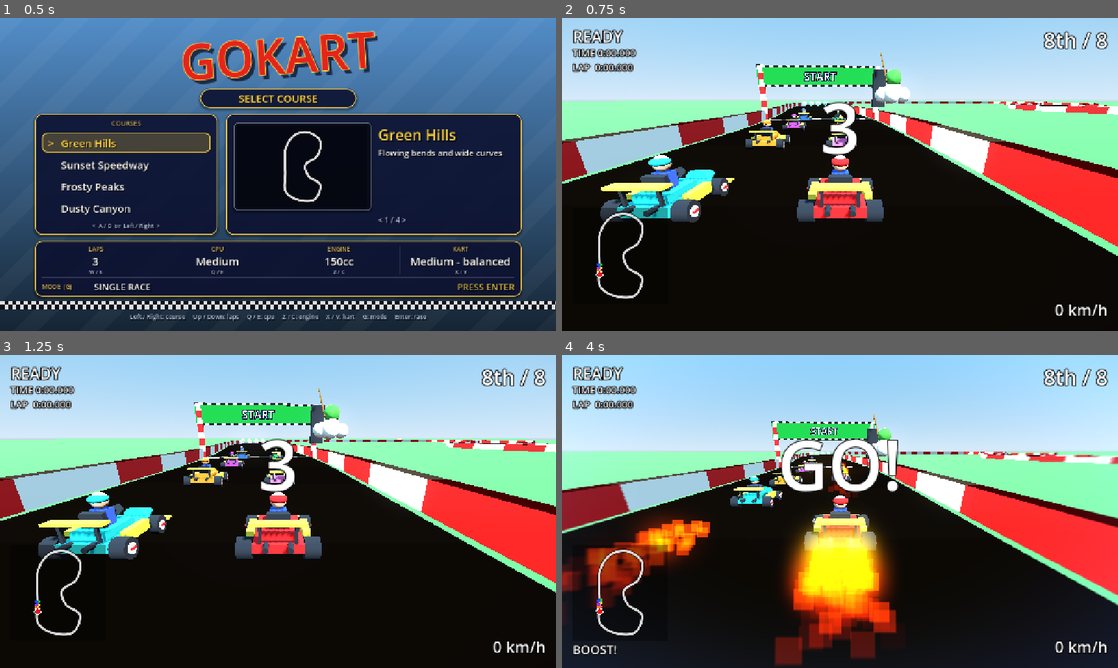
Above: before the commit, frames 1-4 (two rows, left to right).
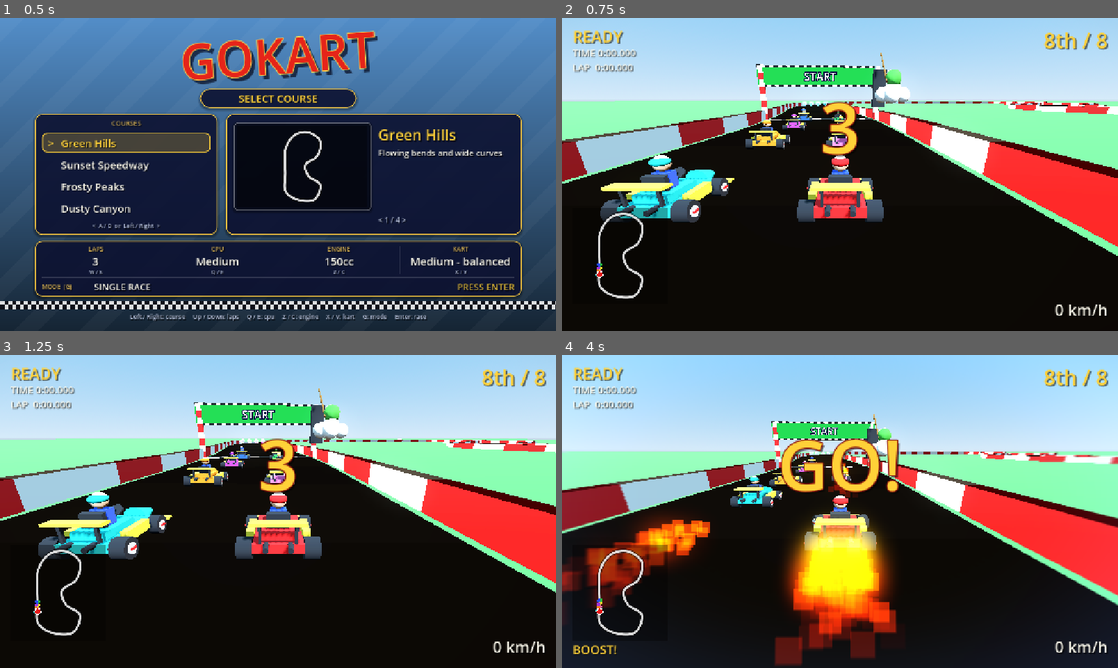
Above: after the commit, the same moments.

Repository: AgentiLoop/GoKart
Game: Godot game, scene res://scenes/menu.tscn
Same seed, same stepped clock (60 frames per second), same inputs: the game is played once before the commit and once after it.
Inputs (mouse positions are in pixels of both pictures, inside the frame that each line leads up to):
- Up to frame 1 (0.5 s): no input
- Up to frame 2 (0.75 s): tap Enter at 0.5 s; move the mouse to (962, 158) at 0.52 s; hold D (steer_right) from 0.53 s (still down); hold Space (drift) from 0.53 s (still down); click (962, 158) at 0.67 s
- Up to frame 3 (1.25 s): keep holding D (steer_right); keep holding Space (drift)
- Up to frame 4 (4 s): move the mouse to (728, 527) at 1.27 s; release D (steer_right) at 1.28 s; release Space (drift) at 1.28 s; hold S (brake) 1.28-2.03 s; tap one key every 0.75 s from 1.35 s: E (use_item) Enter Keypad Enter Q; click (728, 527) at 1.42 s; move the mouse to (895, 442) at 2.02 s; hold D (steer_right) 2.03-2.78 s; click (895, 442) at 2.17 s; move the mouse to (812, 574) at 2.77 s; hold W (accelerate) 2.78-3.53 s; click (812, 574) at 2.92 s; move the mouse to (1006, 558) at 3.52 s; hold A (steer_left) from 3.53 s (still down); click (1006, 558) at 3.67 s

Frame 1 is identical in both runs. In frame 2, 1.9% of the frame differs, in the area x 1-99%, y 3-45%; in frame 3, 1.9%; in frame 4, 3.5%, in the area x 1-99%, y 3-96%.

Commit message:
Mario Kart 64 style race HUD: shared UiStyle (rounded font, gold / cream palette, drop shadows, navy panels) used by the menu and the HUD; HUD text loses its 8 px black outlines, the countdown and FINISH! / YOU WIN! banners become gold signs with a dark red rim like the logo, the results table sits on a navy panel with a gold rim; test_hud, hud_shot tool, results screenshot

Diff:
--- a/scripts/hud.gd
+++ b/scripts/hud.gd
@@ -1,10 +1,17 @@
 extends CanvasLayer
 ## Race HUD: lap counter, lap/race timers, speed, boost/drift indicator, finish banner.
+## Styled like the title menu (UiStyle): rounded bold font, gold / cream text with drop shadows,
+## no black outlines; only the countdown and the centre banner are "signs" with a dark red rim,
+## and the results table sits on a navy panel with a gold rim.
 
 const Items := preload("res://scripts/items.gd")
 const RaceRanking := preload("res://scripts/race_ranking.gd")
 const Minimap := preload("res://scripts/minimap.gd")
+const UiStyle := preload("res://scripts/ui_style.gd")
 
+const RESULTS_PAD := Vector2(36, 26)
+
+var font: Font
 var lap_label: Label
 var time_label: Label
 var speed_label: Label
@@ -15,6 +22,7 @@
 var place_label: Label
 var countdown_label: Label
 var results_label: Label
+var results_panel: Panel
 var cup_label: Label
 var minimap: Minimap
 
@@ -61,22 +69,32 @@
 func _ready() -> void:
 	# Drawn above the speed-effect overlay (layer 5) so speed lines / blur never touch the UI.
 	layer = 10
+	font = UiStyle.make_font()
 	# Every label spans the whole viewport and is aligned/inset inside it, so the HUD
 	# follows the window edges at any size or aspect ratio.
-	lap_label = _make_label(HORIZONTAL_ALIGNMENT_LEFT, VERTICAL_ALIGNMENT_TOP, Vector2(24, 16), 36)
-	time_label = _make_label(HORIZONTAL_ALIGNMENT_LEFT, VERTICAL_ALIGNMENT_TOP, Vector2(24, 64), 22)
-	cup_label = _make_label(HORIZONTAL_ALIGNMENT_LEFT, VERTICAL_ALIGNMENT_TOP, Vector2(24, 128), 22)
-	cup_label.add_theme_color_override("font_color", Color(0.55, 0.9, 1.0))
-	speed_label = _make_label(HORIZONTAL_ALIGNMENT_RIGHT, VERTICAL_ALIGNMENT_BOTTOM, Vector2(24, 24), 36)
-	state_label = _make_label(HORIZONTAL_ALIGNMENT_LEFT, VERTICAL_ALIGNMENT_BOTTOM, Vector2(24, 24), 28)
-	item_label = _make_label(HORIZONTAL_ALIGNMENT_CENTER, VERTICAL_ALIGNMENT_TOP, Vector2(0, 16), 32)
-	hint_label = _make_label(HORIZONTAL_ALIGNMENT_CENTER, VERTICAL_ALIGNMENT_TOP, Vector2(0, 56), 22)
-	place_label = _make_label(HORIZONTAL_ALIGNMENT_RIGHT, VERTICAL_ALIGNMENT_TOP, Vector2(24, 16), 48)
-	countdown_label = _make_label(HORIZONTAL_ALIGNMENT_CENTER, VERTICAL_ALIGNMENT_CENTER, Vector2(0, -110), 160)
-	banner_label = _make_label(HORIZONTAL_ALIGNMENT_CENTER, VERTICAL_ALIGNMENT_CENTER, Vector2(0, -30), 72)
-	results_label = _make_label(HORIZONTAL_ALIGNMENT_LEFT, VERTICAL_ALIGNMENT_CENTER, Vector2(0, -20), 24)
-	# a block sized to its text and centred on screen (lines stay left-aligned in the monospace table);
-	# 24 px keeps an 8-racer results table plus the cup standings inside a 720 px window
+	lap_label = _make_label(HORIZONTAL_ALIGNMENT_LEFT, VERTICAL_ALIGNMENT_TOP, Vector2(24, 16), 36, UiStyle.GOLD)
+	time_label = _make_label(HORIZONTAL_ALIGNMENT_LEFT, VERTICAL_ALIGNMENT_TOP, Vector2(24, 64), 22, UiStyle.CREAM)
+	cup_label = _make_label(HORIZONTAL_ALIGNMENT_LEFT, VERTICAL_ALIGNMENT_TOP, Vector2(24, 128), 22, UiStyle.SKY_BLUE)
+	speed_label = _make_label(HORIZONTAL_ALIGNMENT_RIGHT, VERTICAL_ALIGNMENT_BOTTOM, Vector2(24, 24), 36, UiStyle.CREAM)
+	state_label = _make_label(HORIZONTAL_ALIGNMENT_LEFT, VERTICAL_ALIGNMENT_BOTTOM, Vector2(24, 24), 28, UiStyle.GOLD)
+	item_label = _make_label(HORIZONTAL_ALIGNMENT_CENTER, VERTICAL_ALIGNMENT_TOP, Vector2(0, 16), 32, UiStyle.CREAM)
+	hint_label = _make_label(HORIZONTAL_ALIGNMENT_CENTER, VERTICAL_ALIGNMENT_TOP, Vector2(0, 56), 22, UiStyle.GREY)
+	place_label = _make_label(HORIZONTAL_ALIGNMENT_RIGHT, VERTICAL_ALIGNMENT_TOP, Vector2(24, 16), 48, UiStyle.GOLD)
+	# the countdown and the centre banner are big "signs": gold with a dark red rim like the logo
+	countdown_label = _make_label(HORIZONTAL_ALIGNMENT_CENTER, VERTICAL_ALIGNMENT_CENTER, Vector2(0, -110), 160, UiStyle.GOLD)
+	UiStyle.style_sign(countdown_label, font, 160)
+	banner_label = _make_label(HORIZONTAL_ALIGNMENT_CENTER, VERTICAL_ALIGNMENT_CENTER, Vector2(0, -30), 72, UiStyle.GOLD)
+	UiStyle.style_sign(banner_label, font, 72)
+	# results: a navy panel with a gold rim behind a monospace table block, both centred on screen
+	# (lines stay left-aligned so the columns line up); 24 px keeps an 8-racer table plus the cup
+	# standings inside a 720 px window
+	results_panel = Panel.new()
+	results_panel.set_anchors_preset(Control.PRESET_CENTER)
+	results_panel.mouse_filter = Control.MOUSE_FILTER_IGNORE
+	results_panel.add_theme_stylebox_override("panel", UiStyle.panel_style(UiStyle.PANEL_FILL, UiStyle.PANEL_RIM, 18))
+	results_panel.visible = false
+	add_child(results_panel)
+	results_label = _make_label(HORIZONTAL_ALIGNMENT_LEFT, VERTICAL_ALIGNMENT_CENTER, Vector2(0, -20), 24, UiStyle.CREAM)
 	results_label.set_anchors_preset(Control.PRESET_CENTER)
 	results_label.grow_horizontal = Control.GROW_DIRECTION_BOTH
 	results_label.grow_vertical = Control.GROW_DIRECTION_BOTH
@@ -90,9 +108,10 @@
 static func _mono_font() -> Font:
 	var f := SystemFont.new()
 	f.font_names = PackedStringArray(["Menlo", "Courier New", "monospace"])
+	f.font_weight = 700
 	return f
 
-func _make_label(h_align: HorizontalAlignment, v_align: VerticalAlignment, inset: Vector2, font_size: int) -> Label:
+func _make_label(h_align: HorizontalAlignment, v_align: VerticalAlignment, inset: Vector2, font_size: int, col: Color) -> Label:
 	var l := Label.new()
 	l.set_anchors_preset(Control.PRESET_FULL_RECT)
 	l.offset_left = inset.x
@@ -106,9 +125,7 @@
 	l.mouse_filter = Control.MOUSE_FILTER_IGNORE
 	l.horizontal_alignment = h_align
 	l.vertical_alignment = v_align
-	l.add_theme_font_size_override("font_size", font_size)
-	l.add_theme_color_override("font_outline_color", Color.BLACK)
-	l.add_theme_constant_override("outline_size", 8)
+	UiStyle.style_label(l, font, font_size, col)
 	add_child(l)
 	return l
 
@@ -136,6 +153,14 @@
 func show_results(text: String) -> void:
 	results_label.text = text
 	results_label.visible = text != ""
+	results_panel.visible = results_label.visible
+	if results_panel.visible:
+		# the label grows both ways from the screen centre; wrap the panel around it with padding
+		var half := results_label.get_minimum_size() * 0.5 + RESULTS_PAD
+		results_panel.offset_left = -half.x
+		results_panel.offset_right = half.x
+		results_panel.offset_top = -20.0 - half.y
+		results_panel.offset_bottom = -20.0 + half.y
 
 ## Grand Prix progress line under the timers ("RACE 2 / 3"); empty hides it.
 func show_cup(text: String) -> void:
--- a/scripts/menu.gd
+++ b/scripts/menu.gd
@@ -28,19 +28,21 @@
 const MODE_BATTLE := 3
 const MODE_COUNT := 4
 
-# MK64 palette: gold highlights, cream body text, navy panels with a gold rim, a red logo
-const GOLD := Color(1.0, 0.82, 0.22)
-const GOLD_DIM := Color(0.95, 0.78, 0.35, 0.85)
-const CREAM := Color(0.98, 0.97, 0.92)
-const GREY := Color(0.72, 0.76, 0.86)
-const LOGO_RED := Color(0.9, 0.14, 0.1)
-const LOGO_RIM := Color(1.0, 0.86, 0.3)
-const PANEL_FILL := Color(0.05, 0.07, 0.2, 0.84)
-const PANEL_RIM := Color(1.0, 0.8, 0.25, 0.95)
-const SHADOW := Color(0, 0, 0, 0.55)
+# MK64 palette (shared with the race HUD in UiStyle): gold highlights, cream body text, navy
+# panels with a gold rim, a red logo
+const UiStyle := preload("res://scripts/ui_style.gd")
+const GOLD := UiStyle.GOLD
+const GOLD_DIM := UiStyle.GOLD_DIM
+const CREAM := UiStyle.CREAM
+const GREY := UiStyle.GREY
+const LOGO_RED := UiStyle.LOGO_RED
+const LOGO_RIM := UiStyle.LOGO_RIM
+const PANEL_FILL := UiStyle.PANEL_FILL
+const PANEL_RIM := UiStyle.PANEL_RIM
+const SHADOW := UiStyle.SHADOW
 const PREVIEW_AREA := Vector2(300, 186)   # map window inside the right panel
 ## Rounded fonts in MK64's spirit; Godot falls back to its default font when none is installed.
-const FONT_NAMES := ["Arial Rounded MT Bold", "Avenir Next", "Verdana"]
+const FONT_NAMES := UiStyle.FONT_NAMES
 
 var selected := 0
 var arena_selected := 0
@@ -197,11 +199,7 @@
 	return "< %d / %d >" % [i + 1, total]
 
 static func make_font() -> Font:
-	var f := SystemFont.new()
-	f.font_names = FONT_NAMES
-	f.font_weight = 700
-	f.antialiasing = TextServer.FONT_ANTIALIASING_GRAY
-	return f
+	return UiStyle.make_font()
 
 func _ready() -> void:
 	set_anchors_preset(Control.PRESET_FULL_RECT)
@@ -323,15 +321,7 @@
 	var p := Panel.new()
 	p.position = rect.position
 	p.size = rect.size
-	var sb := StyleBoxFlat.new()
-	sb.bg_color = fill
-	sb.border_color = rim
-	sb.set_border_width_all(2)
-	sb.set_corner_radius_all(radius)
-	sb.shadow_color = Color(0, 0, 0, 0.35)
-	sb.shadow_size = 6
-	sb.shadow_offset = Vector2(0, 3)
-	p.add_theme_stylebox_override("panel", sb)
+	p.add_theme_stylebox_override("panel", UiStyle.panel_style(fill, rim, radius))
 	stage.add_child(p)
 	return p
 
@@ -340,13 +330,7 @@
 	l.position = pos
 	l.size = Vector2(w, font_size * 1.4)
 	l.horizontal_alignment = align
-	l.add_theme_font_override("font", font)
-	l.add_theme_font_size_override("font_size", font_size)
-	l.add_theme_color_override("font_color", col)
-	l.add_theme_color_override("font_shadow_color", SHADOW)
-	var off := 3 if font_size >= 30 else 2
-	l.add_theme_constant_override("shadow_offset_x", off)
-	l.add_theme_constant_override("shadow_offset_y", off)
+	UiStyle.style_label(l, font, font_size, col)
 	stage.add_child(l)
 	return l
 
--- /dev/null
+++ b/scripts/ui_style.gd
@@ -0,0 +1,61 @@
+extends RefCounted
+## Shared Mario Kart 64 style look for the menu and the race HUD: a rounded bold font, a
+## gold / cream / navy palette, drop shadows instead of thick black outlines and navy panels
+## with a gold rim. Only the big "sign" texts (logo, countdown, banners) keep a coloured rim.
+
+# MK64 palette: gold highlights, cream body text, navy panels with a gold rim, a red logo
+const GOLD := Color(1.0, 0.82, 0.22)
+const GOLD_DIM := Color(0.95, 0.78, 0.35, 0.85)
+const CREAM := Color(0.98, 0.97, 0.92)
+const GREY := Color(0.72, 0.76, 0.86)
+const SKY_BLUE := Color(0.55, 0.9, 1.0)
+const LOGO_RED := Color(0.9, 0.14, 0.1)
+const LOGO_RIM := Color(1.0, 0.86, 0.3)
+const SIGN_RIM := Color(0.55, 0.08, 0.05)
+const PANEL_FILL := Color(0.05, 0.07, 0.2, 0.84)
+const PANEL_RIM := Color(1.0, 0.8, 0.25, 0.95)
+const SHADOW := Color(0, 0, 0, 0.55)
+## Rounded fonts in MK64's spirit; Godot falls back to its default font when none is installed.
+const FONT_NAMES := ["Arial Rounded MT Bold", "Avenir Next", "Verdana"]
+
+static func make_font() -> Font:
+	var f := SystemFont.new()
+	f.font_names = FONT_NAMES
+	f.font_weight = 700
+	f.antialiasing = TextServer.FONT_ANTIALIASING_GRAY
+	return f
+
+## Drop-shadow offset for a given text size (2 px for small text, 3 px from 30 px up, 5 px for signs).
+static func shadow_offset(font_size: int) -> int:
+	if font_size >= 64:
+		return 5
+	return 3 if font_size >= 30 else 2
+
+## Body text: coloured, drop shadow, no outline.
+static func style_label(l: Label, font: Font, font_size: int, col: Color) -> void:
+	l.add_theme_font_override("font", font)
+	l.add_theme_font_size_override("font_size", font_size)
+	l.add_theme_color_override("font_color", col)
+	l.add_theme_color_override("font_shadow_color", SHADOW)
+	var off := shadow_offset(font_size)
+	l.add_theme_constant_override("shadow_offset_x", off)
+	l.add_theme_constant_override("shadow_offset_y", off)
+	l.add_theme_constant_override("outline_size", 0)
+
+## Sign text (countdown, FINISH!, YOU WIN!): gold with a dark red rim like the logo, over a shadow.
+static func style_sign(l: Label, font: Font, font_size: int, col := GOLD, rim := SIGN_RIM) -> void:
+	style_label(l, font, font_size, col)
+	l.add_theme_color_override("font_outline_color", rim)
+	l.add_theme_constant_override("outline_size", maxi(3, font_size / 16))
+
+## Navy panel with a gold rim and a soft shadow (menu panels, results table).
+static func panel_style(fill := PANEL_FILL, rim := PANEL_RIM, radius := 16) -> StyleBoxFlat:
+	var sb := StyleBoxFlat.new()
+	sb.bg_color = fill
+	sb.border_color = rim
+	sb.set_border_width_all(2)
+	sb.set_corner_radius_all(radius)
+	sb.shadow_color = Color(0, 0, 0, 0.35)
+	sb.shadow_size = 6
+	sb.shadow_offset = Vector2(0, 3)
+	return sb
--- /dev/null
+++ b/tests/test_hud.gd
@@ -0,0 +1,54 @@
+extends RefCounted
+## Race HUD styling: Mario Kart 64 look shared with the menu (UiStyle) — rounded bold font,
+## drop shadows instead of black outlines, signs with a coloured rim, results on a navy panel.
+
+const Hud := preload("res://scripts/hud.gd")
+const UiStyle := preload("res://scripts/ui_style.gd")
+const RaceResults := preload("res://scripts/race_results.gd")
+var runner
+
+func test_body_labels_have_shadows_not_outlines() -> void:
+	var hud = Hud.new()
+	hud._ready()
+	for l in [hud.lap_label, hud.time_label, hud.speed_label, hud.state_label, hud.item_label, hud.hint_label, hud.place_label, hud.cup_label, hud.results_label]:
+		runner.check(l.get_theme_constant("outline_size") == 0, "%s has no outline" % l)
+		runner.check(l.get_theme_constant("shadow_offset_x") >= 2 and l.get_theme_color("font_shadow_color").a > 0.0, "drop shadow")
+	runner.check(hud.lap_label.get_theme_color("font_color") == UiStyle.GOLD and hud.time_label.get_theme_color("font_color") == UiStyle.CREAM, "gold / cream palette")
+	runner.check(hud.lap_label.get_theme_font("font") == hud.font and hud.font.get_font_name() != "", "rounded menu font: " + hud.font.get_font_name())
+	hud.free()
+
+func test_signs_have_a_coloured_rim_not_black() -> void:
+	var hud = Hud.new()
+	hud._ready()
+	for l in [hud.countdown_label, hud.banner_label]:
+		var rim: Color = l.get_theme_color("font_outline_color")
+		runner.check(l.get_theme_constant("outline_size") > 0 and rim != Color.BLACK and rim == UiStyle.SIGN_RIM, "sign rim")
+		runner.check(l.get_theme_color("font_color") == UiStyle.GOLD, "gold sign text")
+	runner.check(hud.countdown_label.get_theme_constant("outline_size") == 10 and hud.banner_label.get_theme_constant("outline_size") == 4, "rim scales with the text size")
+	hud.free()
+
+func test_results_panel_wraps_the_table() -> void:
+	var hud = Hud.new()
+	hud._ready()
+	runner.check(not hud.results_panel.visible and not hud.results_label.visible, "hidden at start")
+	var rows := RaceResults.rows(["YOU", "BLU", "GRN", "PUR"], [10.0, 5.0, 4.0, 3.0], [60.0, 61.0, -1.0, -1.0])
+	hud.show_results(RaceResults.table_text(rows, 0))
+	runner.check(hud.results_panel.visible and hud.results_label.visible, "shown with the table")
+	var min_size: Vector2 = hud.results_label.get_minimum_size()
+	var w: float = hud.results_panel.offset_right - hud.results_panel.offset_left
+	var h: float = hud.results_panel.offset_bottom - hud.results_panel.offset_top
+	runner.check(is_equal_approx(w, min_size.x + 2.0 * Hud.RESULTS_PAD.x) and is_equal_approx(h, min_size.y + 2.0 * Hud.RESULTS_PAD.y), "panel = table + padding: %s vs %s" % [Vector2(w, h), min_size])
+	runner.check(is_equal_approx(hud.results_panel.offset_left, -hud.results_panel.offset_right), "centred horizontally")
+	runner.check(hud.results_panel.get_index() < hud.results_label.get_index(), "panel drawn under the table")
+	var sb := hud.results_panel.get_theme_stylebox("panel") as StyleBoxFlat
+	runner.check(sb != null and sb.border_color == UiStyle.PANEL_RIM and sb.bg_color == UiStyle.PANEL_FILL, "navy panel with a gold rim")
+	hud.show_results("")
+	runner.check(not hud.results_panel.visible and not hud.results_label.visible, "hidden again")
+	hud.free()
+
+func test_style_helpers() -> void:
+	runner.check(UiStyle.shadow_offset(14) == 2 and UiStyle.shadow_offset(30) == 3 and UiStyle.shadow_offset(72) == 5)
+	var l := Label.new()
+	UiStyle.style_sign(l, UiStyle.make_font(), 32)
+	runner.check(l.get_theme_constant("outline_size") == 3, "small signs keep a 3 px rim")
+	l.free()
--- /dev/null
+++ b/tools/hud_shot.gd
@@ -0,0 +1,59 @@
+extends SceneTree
+## Windowed render check of the restyled race HUD (no black outlines, MK64 palette):
+##   perl -e 'alarm 60; exec @ARGV' godot --path . -s tools/hud_shot.gd
+## Saves /tmp/gokart_hud_countdown.png (the gold "3" sign over the grid) and
+## /tmp/gokart_hud_results.png (the results table on its navy panel) and samples a few pixels.
+
+const RaceResults := preload("res://scripts/race_results.gd")
+const UiStyle := preload("res://scripts/ui_style.gd")
+
+var main
+var f := 0
+
+func _initialize() -> void:
+	load("res://scripts/track_library.gd").selected = 0
+	main = load("res://scenes/main.tscn").instantiate()
+	root.add_child(main)
+
+func _shot(n: String) -> Image:
+	var img := root.get_viewport().get_texture().get_image()
+	img.save_png("/tmp/gokart_%s.png" % n)
+	print("saved /tmp/gokart_%s.png" % n)
+	return img
+
+## True when any pixel in `r` is close to `c` (ignoring alpha).
+static func _has_colour(img: Image, r: Rect2i, c: Color, tol := 0.18) -> bool:
+	for y in range(r.position.y, r.end.y, 2):
+		for x in range(r.position.x, r.end.x, 2):
+			var p := img.get_pixel(x, y)
+			if absf(p.r - c.r) < tol and absf(p.g - c.g) < tol and absf(p.b - c.b) < tol:
+				return true
+	return false
+
+func _process(_d: float) -> bool:
+	f += 1
+	if f == 30:
+		print("countdown label: '%s'  outline %d rim %s" % [main.hud.countdown_label.text, main.hud.countdown_label.get_theme_constant("outline_size"), main.hud.countdown_label.get_theme_color("font_outline_color")])
+		var img := _shot("hud_countdown")
+		var size := img.get_size()
+		var centre := Rect2i(size.x / 2 - 120, size.y / 2 - 230, 240, 240)
+		print("gold sign at centre: ", _has_colour(img, centre, UiStyle.GOLD))
+		print("gold lap label top-left: ", _has_colour(img, Rect2i(24, 16, 220, 48), UiStyle.GOLD))
+		print("black outline pixels around lap label: ", _has_colour(img, Rect2i(24, 16, 220, 48), Color.BLACK, 0.04))
+	elif f == 40:
+		var names := ["YOU", "BLUE", "GREEN", "PURPLE", "RED", "TEAL", "PINK", "LIME"]
+		var rows := RaceResults.rows(names, [900.0, 880.0, 860.0, 840.0, 820.0, 800.0, 780.0, 760.0], [92.4, 93.1, 95.0, 97.7, -1.0, -1.0, -1.0, -1.0])
+		main.hud.show_results(RaceResults.table_text(rows, 0))
+		main.hud.show_countdown("")
+	elif f == 50:
+		var img := _shot("hud_results")
+		var size := img.get_size()
+		var panel: Panel = main.hud.results_panel
+		var r := Rect2i(int(size.x / 2 + panel.offset_left), int(size.y / 2 + panel.offset_top), int(panel.offset_right - panel.offset_left), int(panel.offset_bottom - panel.offset_top))
+		print("results panel rect: ", r)
+		print("navy panel fill: ", _has_colour(img, Rect2i(r.position + Vector2i(8, 8), Vector2i(24, 24)), Color(UiStyle.PANEL_FILL.r, UiStyle.PANEL_FILL.g, UiStyle.PANEL_FILL.b), 0.12))
+		print("gold rim: ", _has_colour(img, Rect2i(r.position.x, r.position.y, r.size.x, 4), UiStyle.PANEL_RIM))
+		print("cream table text: ", _has_colour(img, r, UiStyle.CREAM, 0.12))
+		quit(0)
+		return true
+	return false
Binary file added: assets/screenshots/race-results.png
Not shown, changed: .agent/autopilot/progress.md
Not shown, changed: README.md
